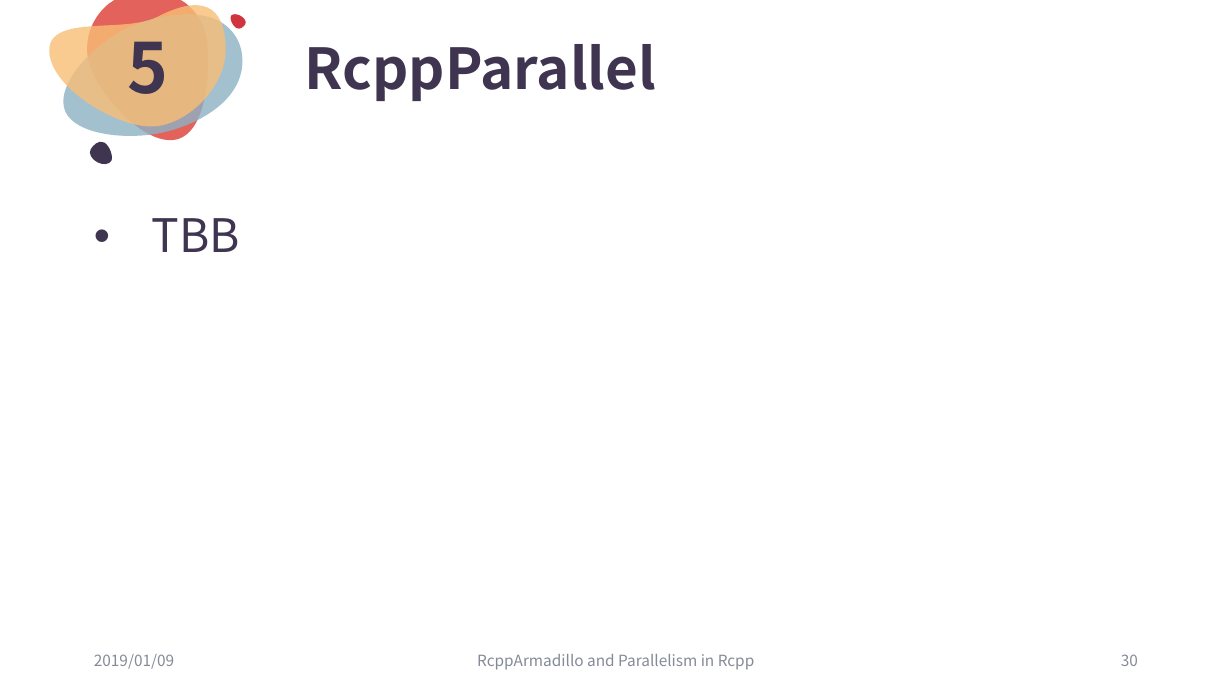
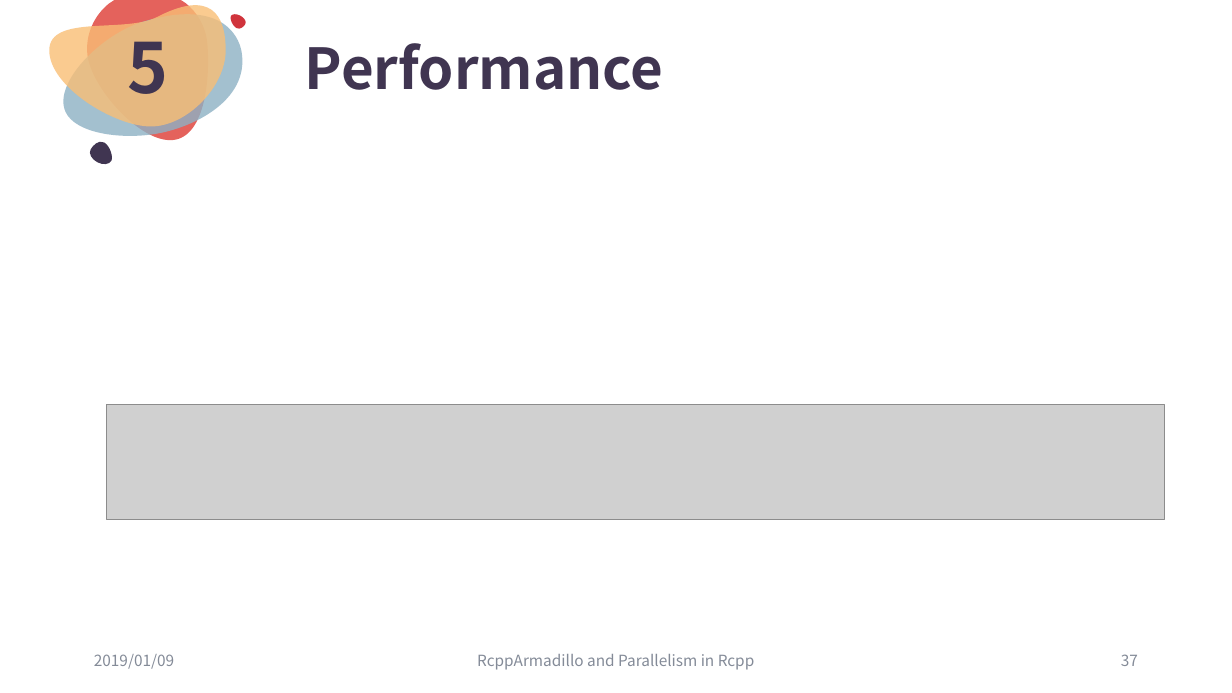
Before and after one commit to ChingChuan-Chen/Rcpp_RcppArmadillo_tutorial, a slide deck: slide 37 of leture_powerpoint_0109.pptx (slide 30 before the commit). Drawn at 1232x693 pixels with LibreOffice and Linux fonts; fonts in the diff are those of the drawing; grey boxes stand for pictures. Boxes give left, top, right and bottom in pixels: in the first picture for what was removed or moved away, otherwise in the second. Text is boxed around its words. In the diff, an @@ line names an element or a change of style, - is before the commit and + after.

Commit message:
complete RcppParallel two examples

```diff
--- a/leture_powerpoint_0109.pptx
+++ b/leture_powerpoint_0109.pptx
@@ title at [305, 43, 664, 90]: text changed @@
-RcppParallel
+Performance
@@ text removed at [152, 218, 240, 252] @@
-• TBB
@@ picture added at [106, 405, 1165, 519] @@
@@ page number at [1121, 654, 1138, 666]: text changed @@
-30
+37
```
Also in this commit, not shown: 2 other slides changed, 11 slides added, 6 other files.
